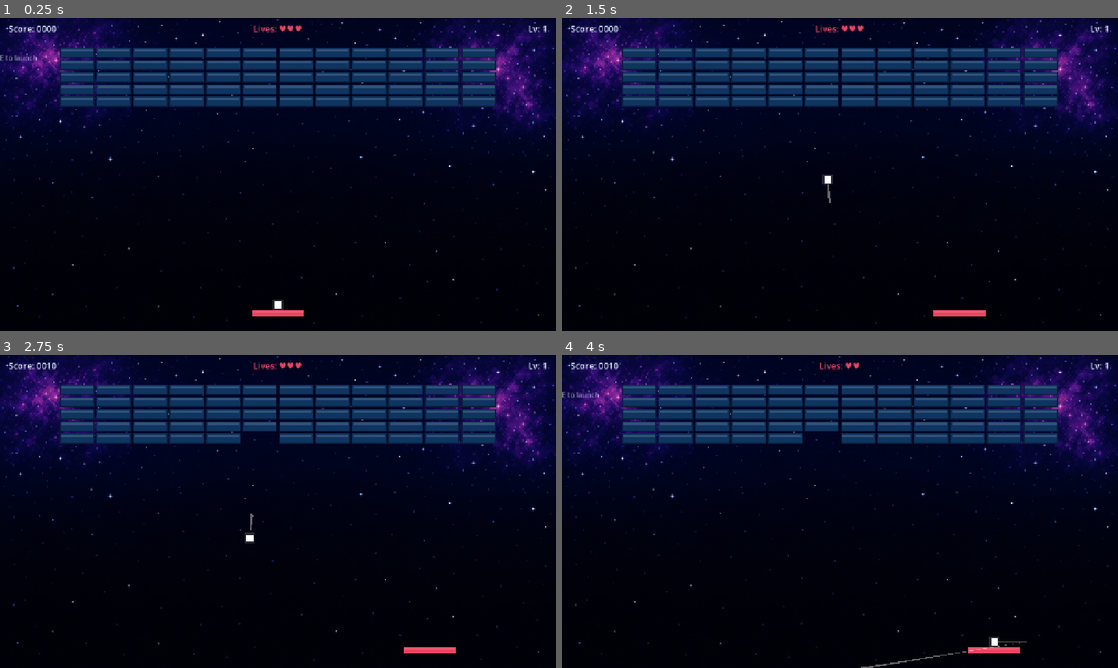
Above: before the commit, frames 1-4 (two rows, left to right).
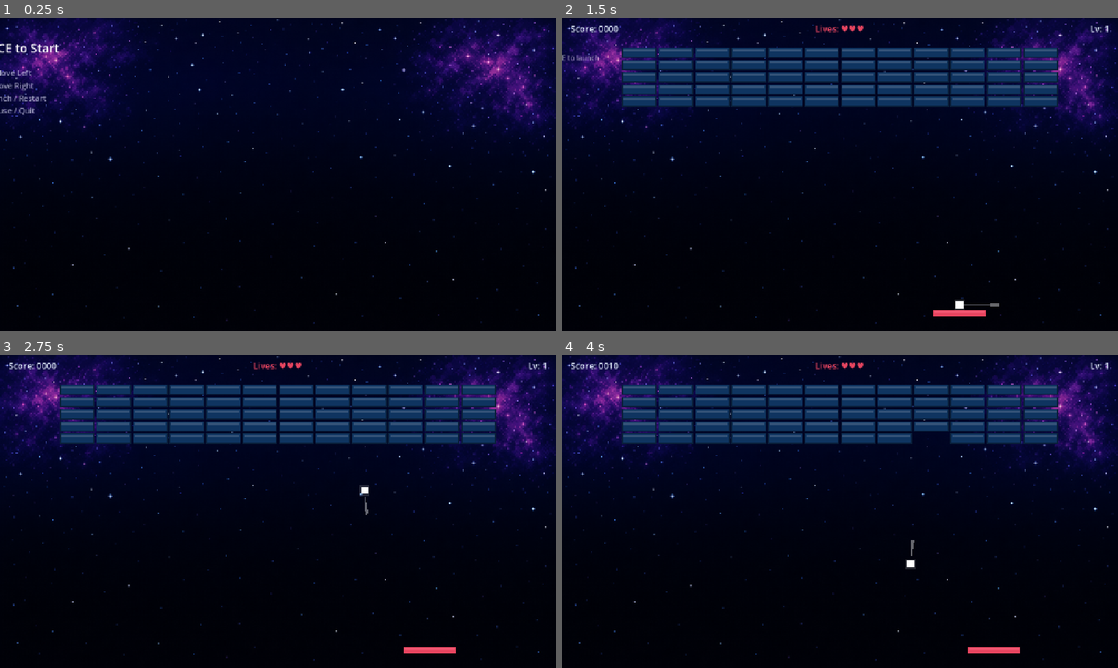
Above: after the commit, the same moments.

Repository: y645259175/GameStudio
Game: Godot game, scene res://scenes/main_menu.tscn
Same seed, same stepped clock (60 frames per second), same inputs: the game is played once before the commit and once after it. Before the commit the project starts from res://scenes/main.tscn.
Inputs:
- Up to frame 1 (0.25 s): no input
- Up to frame 2 (1.5 s): tap Space (launch_ball) at 0.5 s; hold D (move_right) 0.53-1.28 s; hold Space (launch_ball) 0.53-1.28 s; tap Enter (ui_accept) at 0.77, 0.8, 1.07, 1.35 s; hold A (move_left) from 1.28 s (still down)
- Up to frame 3 (2.75 s): tap Enter (ui_accept) at 1.52, 1.82, 2.3 s; tap Space (launch_ball) at 1.55 s; release A (move_left) at 2.03 s; hold D (move_right) from 2.03 s (still down); hold Space (launch_ball) from 2.03 s (still down)
- Up to frame 4 (4 s): release Space (launch_ball) at 2.78 s; tap Space (launch_ball) at 2.85 s; tap Enter (ui_accept) at 3.02, 3.32 s; release D (move_right) at 3.53 s; hold A (move_left) from 3.53 s (still down); hold Enter (ui_accept) from 3.53 s (still down)

The runs differ from the first frame. In frame 1, 13% of the frame differs, in the area x 0-99%, y 2-96%; in frame 2, 0.2%; in frame 3, 0.4%; in frame 4, 0.9%.

Commit message:
[story] breakout E5: main menu (start screen with controls), Game Over/Win UX with ESC-to-menu, automated levels.json data test (21/21 PASS)

Diff:
--- a/projects/breakout/game/project.godot
+++ b/projects/breakout/game/project.godot
@@ -15,7 +15,7 @@
 [application]
 
 config/name="Breakout"
-run/main_scene="res://scenes/main.tscn"
+run/main_scene="res://scenes/main_menu.tscn"
 config/features=PackedStringArray("4.6")
 
 [autoload]
--- a/projects/breakout/game/scenes/main.tscn
+++ b/projects/breakout/game/scenes/main.tscn
@@ -125,10 +125,10 @@
 anchor_top = 0.5
 anchor_right = 0.5
 anchor_bottom = 0.5
-offset_left = -250.0
-offset_top = -80.0
-offset_right = 250.0
-offset_bottom = 80.0
+offset_left = -300.0
+offset_top = -120.0
+offset_right = 300.0
+offset_bottom = 120.0
 theme_override_colors/font_color = Color(0.914, 0.271, 0.376, 1.0)
 theme_override_font_sizes/font_size = 32
 horizontal_alignment = 1
@@ -142,10 +142,10 @@
 anchor_top = 0.5
 anchor_right = 0.5
 anchor_bottom = 0.5
-offset_left = -250.0
-offset_top = -80.0
-offset_right = 250.0
-offset_bottom = 80.0
+offset_left = -300.0
+offset_top = -120.0
+offset_right = 300.0
+offset_bottom = 120.0
 theme_override_colors/font_color = Color(0.086, 0.784, 0.604, 1.0)
 theme_override_font_sizes/font_size = 32
 horizontal_alignment = 1
--- /dev/null
+++ b/projects/breakout/game/scenes/main_menu.tscn
@@ -0,0 +1,97 @@
+[gd_scene load_steps=3 format=3 uid="uid://menu001"]
+
+[ext_resource type="Script" path="res://scripts/main_menu.gd" id="1"]
+[ext_resource type="Texture2D" path="res://assets/bg_starfield.png" id="2"]
+
+[node name="MainMenu" type="Node2D"]
+script = ExtResource("1")
+
+[node name="Background" type="TextureRect" parent="."]
+anchor_right = 1.0
+anchor_bottom = 1.0
+offset_right = 1280.0
+offset_bottom = 720.0
+texture = ExtResource("2")
+stretch_mode = 6
+
+[node name="TitleLabel" type="Label" parent="."]
+anchors_preset = 8
+anchor_left = 0.5
+anchor_top = 0.5
+anchor_right = 0.5
+anchor_bottom = 0.5
+offset_left = -400.0
+offset_top = -200.0
+offset_right = 400.0
+offset_bottom = -100.0
+theme_override_colors/font_color = Color(0.96, 0.95, 1.0, 1.0)
+theme_override_font_sizes/font_size = 84
+horizontal_alignment = 1
+vertical_alignment = 1
+text = "BREAKOUT"
+
+[node name="SubtitleLabel" type="Label" parent="."]
+anchors_preset = 8
+anchor_left = 0.5
+anchor_top = 0.5
+anchor_right = 0.5
+anchor_bottom = 0.5
+offset_left = -400.0
+offset_top = -90.0
+offset_right = 400.0
+offset_bottom = -50.0
+theme_override_colors/font_color = Color(0.6, 0.7, 1.0, 0.85)
+theme_override_font_sizes/font_size = 22
+horizontal_alignment = 1
+vertical_alignment = 1
+text = "Classic Arcade · 5 Levels · Powerups"
+
+[node name="StartHint" type="Label" parent="."]
+anchors_preset = 8
+anchor_left = 0.5
+anchor_top = 0.5
+anchor_right = 0.5
+anchor_bottom = 0.5
+offset_left = -300.0
+offset_top = 50.0
+offset_right = 300.0
+offset_bottom = 90.0
+theme_override_colors/font_color = Color(1, 1, 1, 1)
+theme_override_font_sizes/font_size = 28
+horizontal_alignment = 1
+vertical_alignment = 1
+text = "Press SPACE to Start"
+
+[node name="ControlsLabel" type="Label" parent="."]
+anchors_preset = 8
+anchor_left = 0.5
+anchor_top = 0.5
+anchor_right = 0.5
+anchor_bottom = 0.5
+offset_left = -300.0
+offset_top = 110.0
+offset_right = 300.0
+offset_bottom = 230.0
+theme_override_colors/font_color = Color(0.85, 0.85, 0.95, 0.7)
+theme_override_font_sizes/font_size = 18
+horizontal_alignment = 1
+vertical_alignment = 1
+text = "← / A : Move Left
+→ / D : Move Right
+SPACE : Launch / Restart
+ESC   : Pause / Quit"
+
+[node name="QuitHint" type="Label" parent="."]
+anchors_preset = 7
+anchor_left = 0.5
+anchor_top = 1.0
+anchor_right = 0.5
+anchor_bottom = 1.0
+offset_left = -150.0
+offset_top = -60.0
+offset_right = 150.0
+offset_bottom = -20.0
+theme_override_colors/font_color = Color(1, 1, 1, 0.4)
+theme_override_font_sizes/font_size = 14
+horizontal_alignment = 1
+text = "ESC to Quit"
--- a/projects/breakout/game/scripts/main.gd
+++ b/projects/breakout/game/scripts/main.gd
@@ -71,7 +71,7 @@
 
 
 func _on_game_over() -> void:
-	game_over_label.text = "GAME OVER\nScore: %d\n\nPress SPACE to restart" % GameManager.score
+	game_over_label.text = "GAME OVER\nScore: %d\n\nSPACE: Restart   ESC: Menu" % GameManager.score
 	game_over_label.visible = true
 	launch_hint.visible = false
 	ball.reset()
@@ -82,7 +82,7 @@
 	if GameManager.is_last_level():
 		var life_bonus := GameManager.lives * 50
 		GameManager.add_score(life_bonus)
-		win_label.text = "YOU WIN!\nScore: %d\nLife Bonus: %d\n\nPress SPACE to restart" % [GameManager.score, life_bonus]
+		win_label.text = "YOU WIN!\nScore: %d\nLife Bonus: %d\n\nSPACE: Replay   ESC: Menu" % [GameManager.score, life_bonus]
 		win_label.visible = true
 		launch_hint.visible = false
 		ball.reset()
@@ -222,22 +222,23 @@
 
 
 func _unhandled_input(event: InputEvent) -> void:
-	# 重启
-	if (game_over_label.visible or win_label.visible) and event.is_action_pressed("launch_ball"):
-		game_over_label.visible = false
-		win_label.visible = false
-		GameManager.reset_game()
-		_start_level()
-		hud.update_all()
-		return
-	# 暂停
+	# Game Over / Win 状态：SPACE 重启 / ESC 回主菜单
+	if game_over_label.visible or win_label.visible:
+		if event.is_action_pressed("launch_ball"):
+			game_over_label.visible = false
+			win_label.visible = false
+			GameManager.reset_game()
+			_start_level()
+			hud.update_all()
+		elif event.is_action_pressed("ui_cancel"):
+			get_tree().paused = false
+			get_tree().change_scene_to_file("res://scenes/main_menu.tscn")
+		return
+	# 正常游戏中：ESC 切换暂停
 	if event.is_action_pressed("ui_cancel"):
 		_toggle_pause()
 
 
 func _toggle_pause() -> void:
-	# Game Over / Win 时不允许暂停
-	if game_over_label.visible or win_label.visible:
-		return
 	get_tree().paused = not get_tree().paused
 	pause_overlay.visible = get_tree().paused
--- /dev/null
+++ b/projects/breakout/game/scripts/main_menu.gd
@@ -0,0 +1,13 @@
+extends Node2D
+
+## 主菜单
+## 显示标题 + 操作提示，按 SPACE/ENTER 开始游戏
+
+const GAME_SCENE: String = "res://scenes/main.tscn"
+
+
+func _unhandled_input(event: InputEvent) -> void:
+	if event.is_action_pressed("launch_ball") or event.is_action_pressed("ui_accept"):
+		get_tree().change_scene_to_file(GAME_SCENE)
+	elif event.is_action_pressed("ui_cancel"):
+		get_tree().quit()
--- /dev/null
+++ b/projects/breakout/game/tests/test_levels.gd
@@ -0,0 +1,96 @@
+extends SceneTree
+
+## 自动化测试：验证 5 关 levels.json 数据可被解析 + 砖块类型完整
+## 运行：godot --headless --path <project> -s tests/test_levels.gd --quit
+
+func _initialize() -> void:
+	var pass_count := 0
+	var fail_count := 0
+
+	# 1. 数据文件存在
+	if not FileAccess.file_exists("res://data/levels.json"):
+		printerr("FAIL: levels.json missing")
+		fail_count += 1
+		_finish(pass_count, fail_count)
+		return
+	print("PASS: levels.json exists")
+	pass_count += 1
+
+	# 2. 解析
+	var f := FileAccess.open("res://data/levels.json", FileAccess.READ)
+	var json := JSON.new()
+	var err := json.parse(f.get_as_text())
+	f.close()
+	if err != OK:
+		printerr("FAIL: levels.json parse error %d" % err)
+		fail_count += 1
+		_finish(pass_count, fail_count)
+		return
+	print("PASS: levels.json parsed")
+	pass_count += 1
+
+	var data: Dictionary = json.data
+	var levels: Dictionary = data.get("levels", {})
+	var brick_types: Dictionary = data.get("brick_types", {})
+
+	# 3. 5 关都在
+	for n in range(1, 6):
+		var key := str(n)
+		if not levels.has(key):
+			printerr("FAIL: level %s missing" % key)
+			fail_count += 1
+		else:
+			var lv: Dictionary = levels[key]
+			var layout: Array = lv.get("layout", [])
+			if layout.is_empty():
+				printerr("FAIL: level %s layout empty" % key)
+				fail_count += 1
+			else:
+				print("PASS: level %s loaded (%d rows × %d cols)" % [key, layout.size(), layout[0].size() if layout.size() > 0 else 0])
+				pass_count += 1
+
+	# 4. brick_types 完整
+	for t in ["1", "2", "3", "-1"]:
+		if not brick_types.has(t):
+			printerr("FAIL: brick_type %s missing" % t)
+			fail_count += 1
+		else:
+			print("PASS: brick_type %s present" % t)
+			pass_count += 1
+
+	# 5. 关卡内 layout 中的砖块类型都已定义
+	for key in levels.keys():
+		var layout: Array = (levels[key] as Dictionary).get("layout", [])
+		for row in layout:
+			for cell in row:
+				var c := str(int(cell))
+				if c == "0":
+					continue
+				if not brick_types.has(c):
+					printerr("FAIL: level %s uses undefined brick_type %s" % [key, c])
+					fail_count += 1
+		print("PASS: level %s brick types valid" % key)
+		pass_count += 1
+
+	# 6. 球速递增检验
+	var prev_speed := 0.0
+	for n in range(1, 6):
+		var key := str(n)
+		var lv: Dictionary = levels[key]
+		var spd: float = float(lv.get("ball_speed", 0))
+		if spd < prev_speed:
+			printerr("FAIL: level %s ball_speed %.0f < previous %.0f" % [key, spd, prev_speed])
+			fail_count += 1
+		else:
+			print("PASS: level %s ball_speed %.0f >= previous %.0f" % [key, spd, prev_speed])
+			pass_count += 1
+		prev_speed = spd
+
+	_finish(pass_count, fail_count)
+
+
+func _finish(pass_n: int, fail_n: int) -> void:
+	print("==========================================")
+	print("Tests: %d passed, %d failed" % [pass_n, fail_n])
+	print("==========================================")
+	quit(0 if fail_n == 0 else 1)
